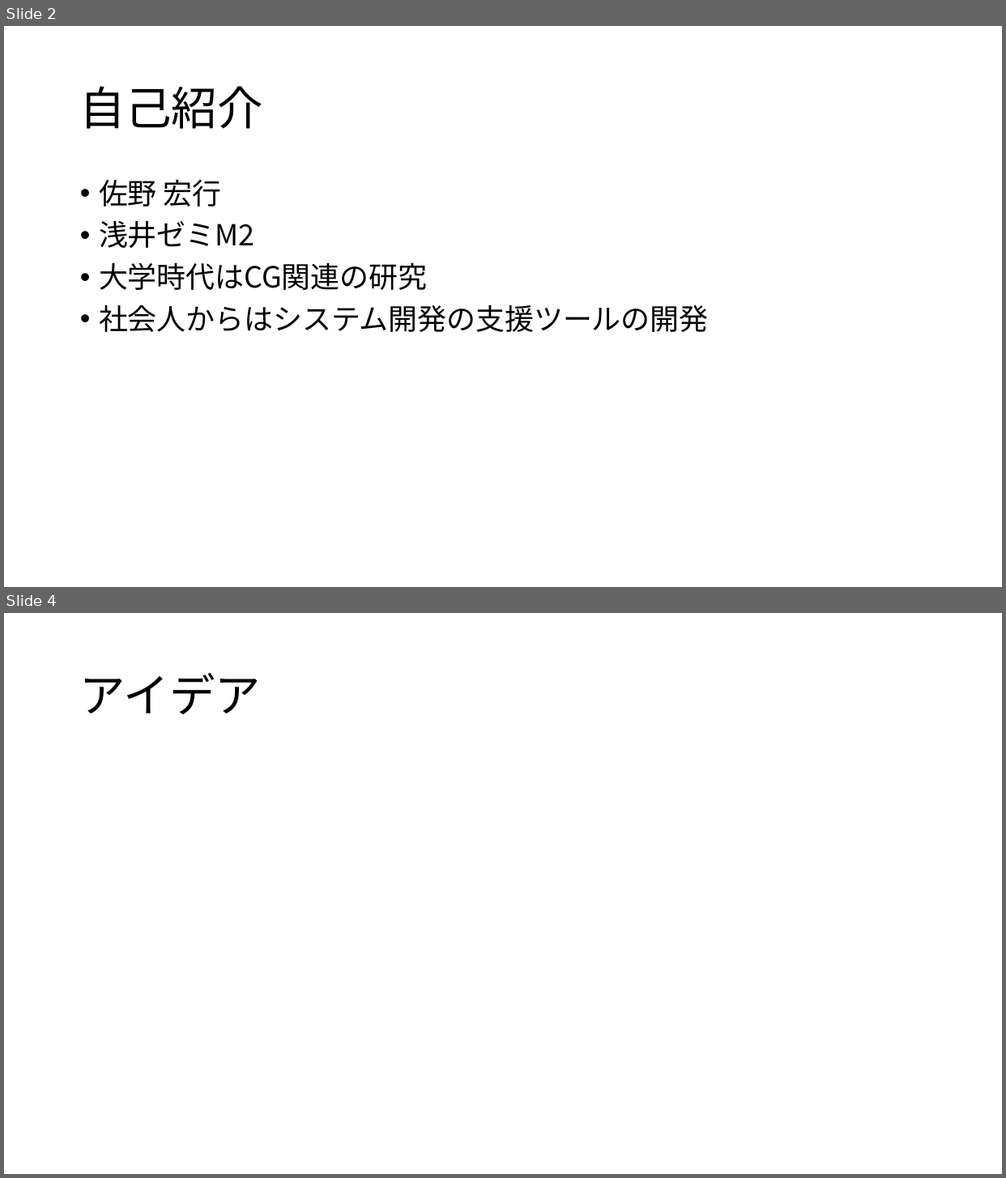
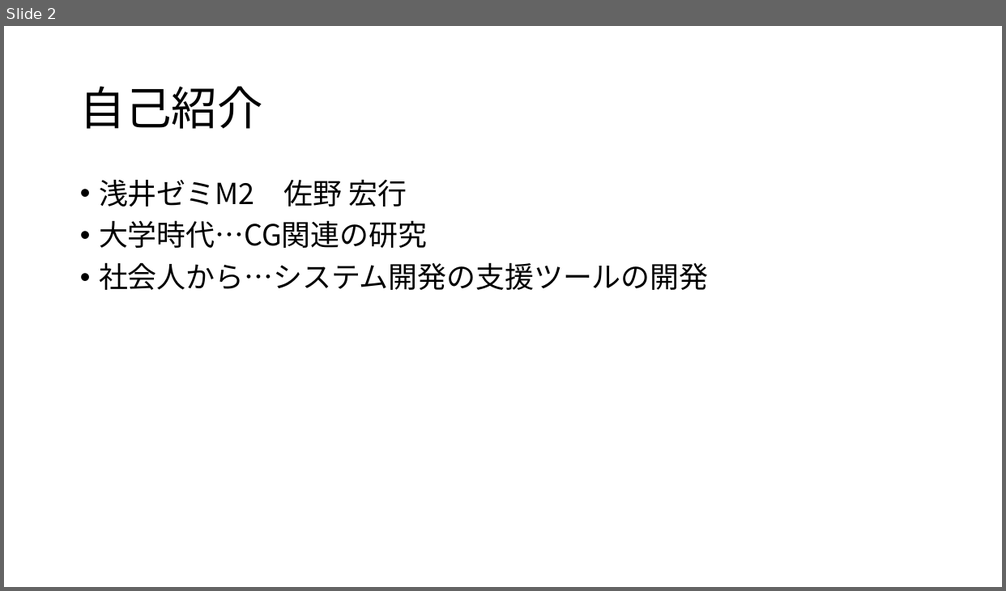
Before and after one commit to sanofc/onsen, a slide deck: docs/presentation/20160527/CGによる湯気のシミュレーション.pptx. Shown one above the other, each under a label of ours: slides 2 and 4 before the commit, slide 2 after it; the slides between them are not shown. The pictures are 1006x1178 and 1006x591 pixels, drawn with LibreOffice and Linux fonts; fonts in the diff are those of the drawing. Boxes give left, top, right and bottom in pixels: in the first picture for what was removed or moved away, otherwise in the second. Text is boxed around its words. In the diff, an @@ line names an element or a change of style, - is before the commit and + after.

```diff
--- a/docs/presentation/20160527/CGによる湯気のシミュレーション.pptx
+++ b/docs/presentation/20160527/CGによる湯気のシミュレーション.pptx
@@ slide 4 removed at [4, 613, 1002, 1174], background #FFFFFF @@
@@ title removed at [80, 673, 261, 714] @@
-アイデア
@@ slide 2 changed as well @@
@@ text at [99, 179, 708, 290]: text changed @@
-• 佐野 宏行
-• 浅井ゼミM2
-• 大学時代はCG関連の研究
-• 社会人からはシステム開発の支援ツールの開発
+• 浅井ゼミM2 佐野 宏行
+• 大学時代…CG関連の研究
+• 社会人から…システム開発の支援ツールの開発
```
Also in this commit, not shown: 2 other slides changed, 4 slides added, 1 other slide removed, 2 other files.
